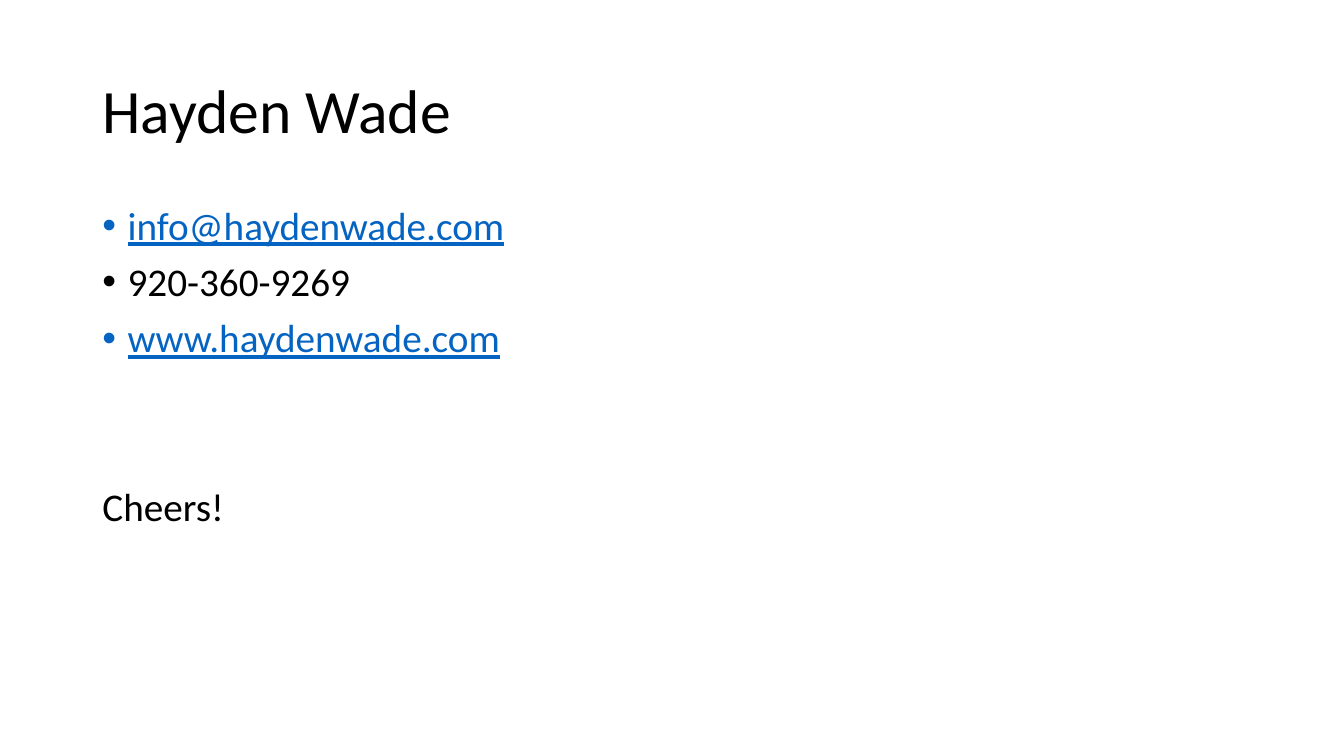
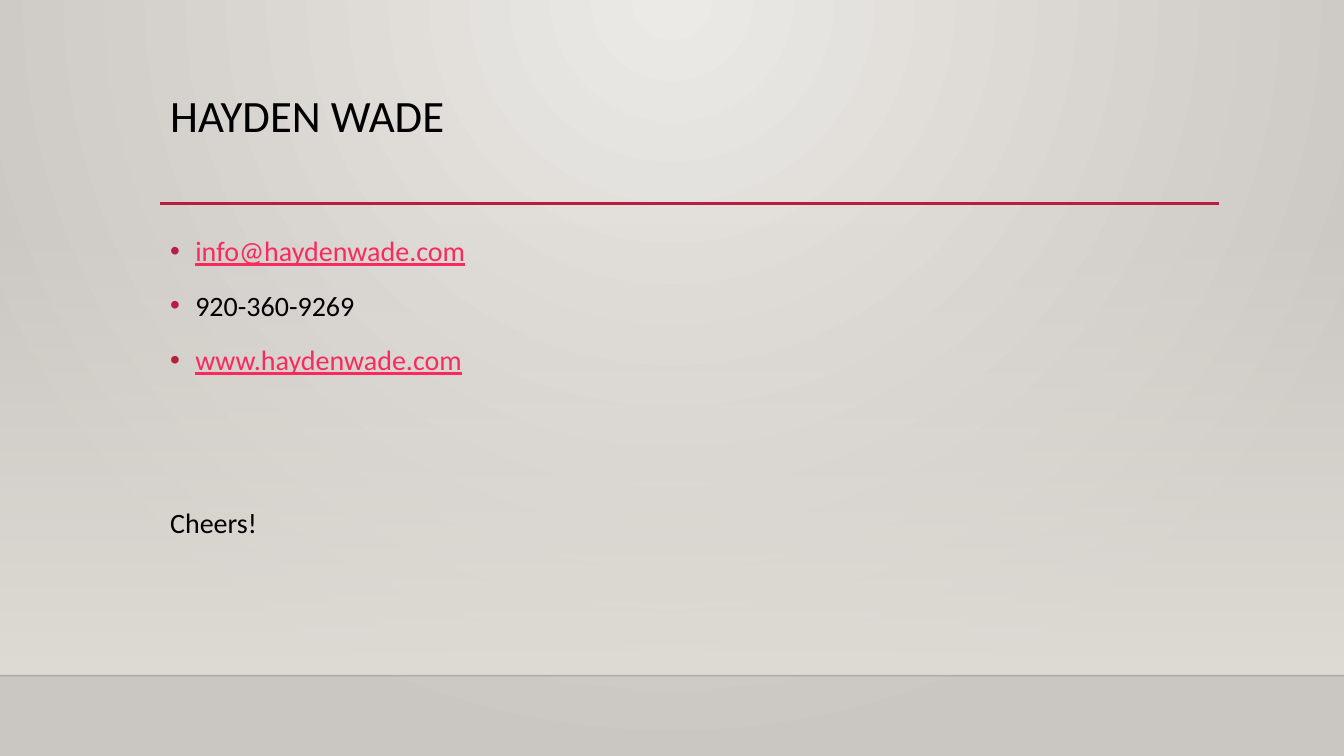
Before and after one commit to haydenwade/speaking-st-cloud-alexa-nodejs-public-apis, a slide deck: slide 13 of Building An Custom.pptx (slide 14 before the commit). Drawn at 1344x756 pixels with LibreOffice and Linux fonts; fonts in the diff are those of the drawing; background and template pictures are left out. Boxes give left, top, right and bottom in pixels: in the first picture for what was removed or moved away, otherwise in the second. Text is boxed around its words. In the diff, an @@ line names an element or a change of style, - is before the commit and + after.

```diff
--- a/Building An Custom.pptx
+++ b/Building An Custom.pptx
@@ background #FFFFFF to gradient #ECEAE7 to #CAC7C1 @@
@@ title "HAYDEN WADE" at (x1=170, y1=103, x2=444, y2=132): vertical alignment middle to top @@
@@ title at (x1=170, y1=103, x2=444, y2=132): text changed; size 44 to 32 pt @@
-Hayden Wade
+HAYDEN WADE
@@ line added from (160, 204) to (1220, 204), #B71E42 2.5 pt @@
@@ rectangle added at (x1=0, y1=223, x2=1344, y2=676), fill gradient #DFDBD5 @@
@@ text "info@haydenwade.com" moved from (x1=102, y1=212, x2=505, y2=522) to (x1=170, y1=241, x2=465, y2=533) @@
@@ text "info@haydenwade.com" at (x1=170, y1=241, x2=465, y2=533): size 28 to 20 pt; text colour #0563C1 to #FA2B5C in "info@haydenwade.com", "www.haydenwade.com"; line spacing 0.9 to 1.2 @@
@@ line added from (0, 676) to (1344, 676), #000001 1 pt @@
```
Also in this commit, not shown: 12 other slides changed, 1 slide removed.
